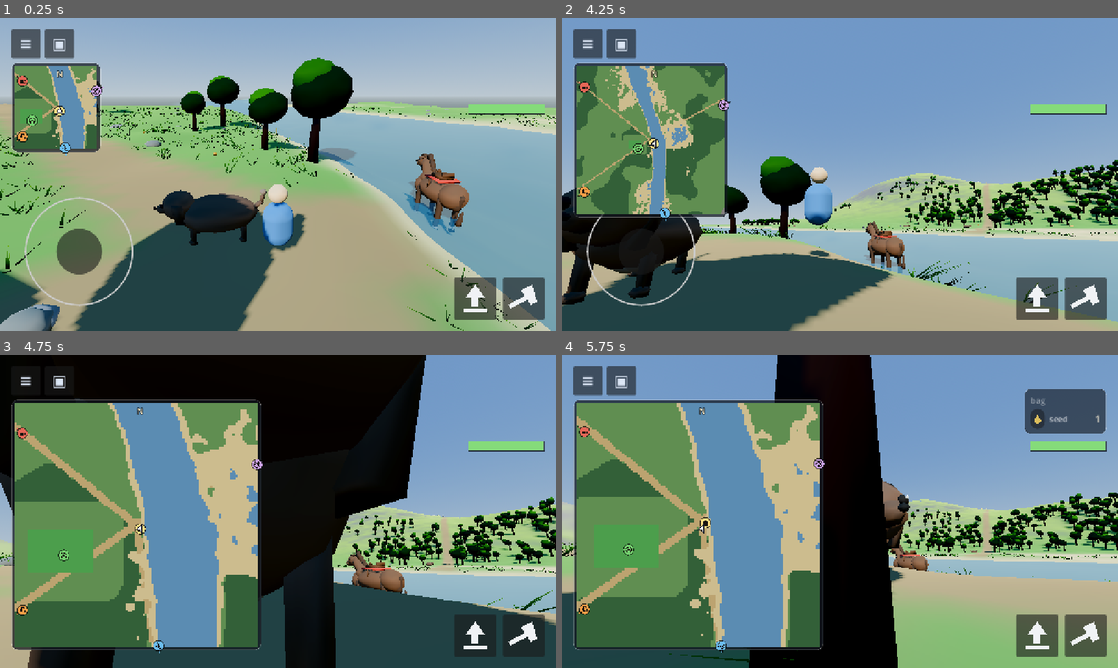
Above: before the commit, frames 1-4 (two rows, left to right).
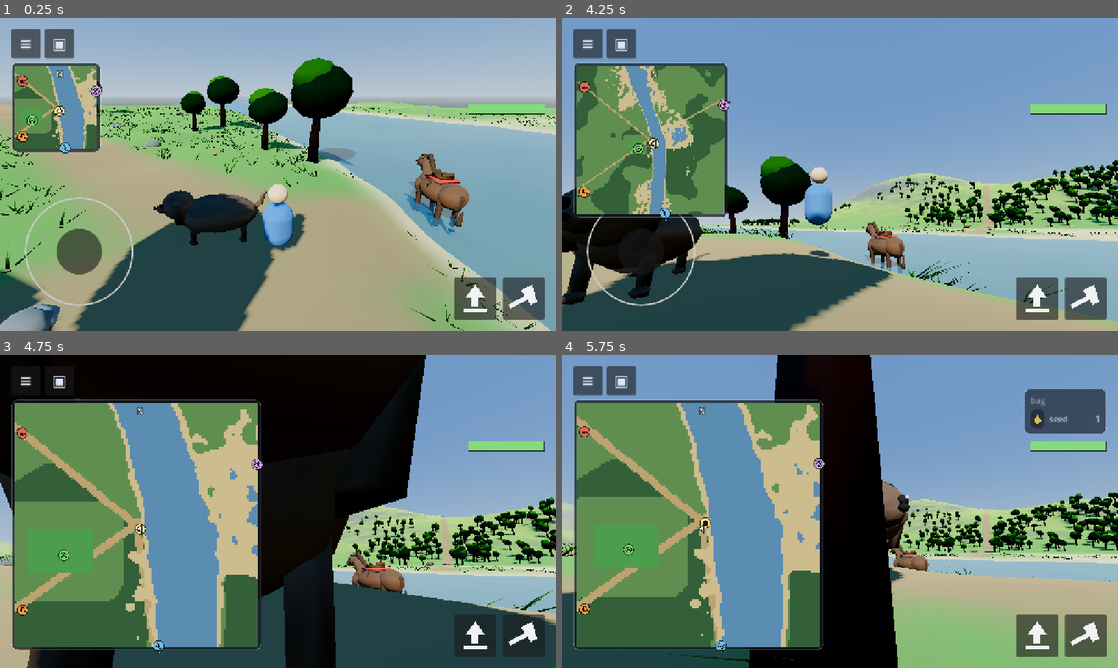
Above: after the commit, the same moments.

Repository: kabartay/aava
Game: Godot game, scene res://main.tscn
Two runs of this game, one before a commit and one after it. Both use one fixed random seed, a clock stepped at 60 frames per second and the inputs below.
Inputs (mouse positions are in pixels of both pictures, inside the frame that each line leads up to):
- Up to frame 1 (0.25 s): no input
- Up to frame 2 (4.25 s): tap Enter at 0.5, 2.1 s; drag from (840, 174) to (895, 105) at 0.52 s; drag from (617, 108) to (812, 237) at 1.27 s; move the mouse to (895, 105) at 2.02 s; hold D (move_right) 2.03-2.75 s; drag from (812, 237) to (673, 127) at 2.77 s; move the mouse to (1006, 221) at 3.52 s; hold A (move_left) from 3.53 s (still down); tap Shift (sprint) at 3.6 s; tap Space (jump) at 3.77, 4.07 s
- Up to frame 3 (4.75 s): release A (move_left) at 4.25 s; drag from (111, 464) to (194, 433) at 4.27 s
- Up to frame 4 (5.75 s): move the mouse to (867, 511) at 5.02 s; hold S (move_back) from 5.03 s (still down); tap E (kick) at 5.1 s; click (867, 511) at 5.17 s

Frames 1-2 are identical in both runs. In frame 3, less than 0.1% of the frame differs, in the area x 0-100%, y 1-100%; in frame 4, less than 0.1%.

Commit message:
Hang a real net on the goals, and light the pitch after dark
The goals drew their netting as four translucent slabs on a boxy frame,
which read as a glass cabinet. Each goal is now two posts and a crossbar
with two struts sloping back to a bar on the ground, and a net of strings
hung over them — down the slope of the back and across it, back from the
posts and up from the ground on the triangular sides — the way a garden goal
looks. Behind the strings the back and sides are still dead walls, so a ball
that hits the net drops inside the goal as before.

Four floodlights stand a couple of metres beyond the pitch's corners, six
metres tall, brighter and further-reaching than a street lamp, and come on
with dusk like the lamps at the playground and the café: a game can go on
after dark, and the meadow round the pitch stays night.

Diff:
--- a/src/dev/ci_check.gd
+++ b/src/dev/ci_check.gd
@@ -2521,7 +2521,8 @@
 	_expect(places.fountain_plays(), "and the fountain has a jet")
 	# The lamps: dark by day, all three lit once it is properly night, and
 	# dark again by morning.
-	_expect(places.lamp_count() == Places.LAMPS.size() + Places.CAFE_LAMPS.size(), "%d lamps stand round the pad and the café" % places.lamp_count())
+	_expect(places.lamp_count() == Places.LAMPS.size() + Places.CAFE_LAMPS.size() + 4, "%d lamps: round the pad, at the café, and the pitch's four floodlights" % places.lamp_count())
+	_expect(places.pitch_lamp_count() == 4, "a floodlight at each corner of the pitch")
 	places.light_lamps(0.0, 10.0)
 	_expect(places.lamps_lit() == 0, "unlit in daylight")
 	places.light_lamps(1.0, 10.0)
--- a/src/football/goal.gd
+++ b/src/football/goal.gd
@@ -1,13 +1,17 @@
 class_name Goal
 extends Node3D
 
-## A goal: two posts, a crossbar, and netting.
+## A goal: two posts, a crossbar, two struts sloping back to the ground, and
+## a net of strings hung over them.
 ##
 ## The frame is solid, so a shot can rattle off the post — which is most of the
-## drama of shooting at anything. The netting is drawn but barely bounces: a
-## ball that hits the net should drop dead inside the goal, and simulating cloth
-## to achieve that would be absurd, so the back and sides are walls the ball
-## loses nearly all its speed against.
+## drama of shooting at anything. The net is drawn as strings — a grid of
+## them down the sloping back and across the triangular sides, the way a
+## real net hangs — but barely bounces: a ball that hits it should drop dead
+## inside the goal, and simulating cloth to achieve that would be absurd, so
+## behind the strings the back and sides are walls the ball loses nearly all
+## its speed against. The first goal drew the net as four translucent slabs
+## on a boxy frame, and read as a glass cabinet.
 
 const FRAME_COLOR := Color(0.97, 0.97, 0.98)
 const NET_COLOR := Color(0.90, 0.93, 0.96)
@@ -33,33 +37,113 @@
 	_net_material = StandardMaterial3D.new()
 	_net_material.albedo_color = NET_COLOR
 	_net_material.roughness = 0.9
-	# The net reads as mesh rather than as a solid sheet, seen from either side.
-	_net_material.transparency = BaseMaterial3D.TRANSPARENCY_ALPHA
-	_net_material.albedo_color.a = 0.34
-	_net_material.cull_mode = BaseMaterial3D.CULL_DISABLED
 
 	var half := Pitch.GOAL_WIDTH * 0.5
 	var depth := Pitch.GOAL_DEPTH
+	var height := Pitch.GOAL_HEIGHT
 
 	# Front frame: the bit that gets hit.
-	_post(Vector3(0.0, 0.0, -half), Pitch.GOAL_HEIGHT)
-	_post(Vector3(0.0, 0.0, half), Pitch.GOAL_HEIGHT)
-	_crossbar(Vector3(0.0, Pitch.GOAL_HEIGHT, 0.0), Pitch.GOAL_WIDTH, Vector3.FORWARD)
-
-	# Back frame, lower, which the net hangs from.
-	var back_height := Pitch.GOAL_HEIGHT * 0.62
-	_post(Vector3(depth, 0.0, -half), back_height)
-	_post(Vector3(depth, 0.0, half), back_height)
-	_crossbar(Vector3(depth, back_height, 0.0), Pitch.GOAL_WIDTH, Vector3.FORWARD)
-
-	# Netting, and the walls behind it.
-	_net_panel(Vector3(depth * 0.5, back_height * 0.5, -half), Vector3(depth, back_height, 0.04))
-	_net_panel(Vector3(depth * 0.5, back_height * 0.5, half), Vector3(depth, back_height, 0.04))
-	_net_panel(Vector3(depth, back_height * 0.5, 0.0), Vector3(0.04, back_height, Pitch.GOAL_WIDTH))
-	_net_panel(
-		Vector3(depth * 0.5, (Pitch.GOAL_HEIGHT + back_height) * 0.5, 0.0),
-		Vector3(depth, 0.04, Pitch.GOAL_WIDTH)
+	_post(Vector3(0.0, 0.0, -half), height)
+	_post(Vector3(0.0, 0.0, half), height)
+	_crossbar(Vector3(0.0, height, 0.0), Pitch.GOAL_WIDTH, Vector3.FORWARD)
+
+	# Two struts from the top of each post down to the ground behind, and a
+	# bar along the ground between them, which is what the net hangs over.
+	var foot_y := 0.06
+	var top_back := Vector3(0.0, height, 0.0)
+	var ground_back := Vector3(depth, foot_y, 0.0)
+	for side in PackedFloat32Array([-1.0, 1.0]):
+		_strut(top_back + Vector3(0.0, 0.0, side * half), ground_back + Vector3(0.0, 0.0, side * half))
+	_crossbar(ground_back, Pitch.GOAL_WIDTH, Vector3.FORWARD)
+
+	_string_the_net(half, depth, height, foot_y)
+
+	# What the ball meets behind the strings: the sloping back, the two sides,
+	# all dead.
+	var slope := ground_back - top_back
+	var slope_length := slope.length()
+	_solid_turned(
+		(top_back + ground_back) * 0.5,
+		Vector3(0.04, slope_length, Pitch.GOAL_WIDTH),
+		Basis.looking_at(slope.normalized(), Vector3.RIGHT) * Basis(Vector3.RIGHT, PI * 0.5),
+		NET_BOUNCE
 	)
+	for side in PackedFloat32Array([-1.0, 1.0]):
+		_solid(Vector3(depth * 0.5, height * 0.5, side * half), Vector3(depth, height, 0.04), NET_BOUNCE)
+
+## A strut from `from` to `to`, drawn and solid.
+func _strut(from: Vector3, to: Vector3) -> void:
+	var run := to - from
+	var mesh := CylinderMesh.new()
+	mesh.top_radius = Pitch.POST_RADIUS * 0.7
+	mesh.bottom_radius = Pitch.POST_RADIUS * 0.7
+	mesh.height = run.length()
+	mesh.radial_segments = 8
+	mesh.rings = 1
+	var visual := MeshInstance3D.new()
+	visual.mesh = mesh
+	visual.material_override = _frame_material
+	# A cylinder stands along its own Y; laid along the run.
+	visual.transform = Transform3D(
+		Basis.looking_at(run.normalized(), Vector3.RIGHT) * Basis(Vector3.RIGHT, PI * 0.5),
+		from + run * 0.5
+	)
+	add_child(visual)
+
+## The net: strings down the slope of the back and across it, and strings
+## across and up each triangular side, all in one mesh.
+func _string_the_net(half: float, depth: float, height: float, foot_y: float) -> void:
+	var tool := SurfaceTool.new()
+	tool.begin(Mesh.PRIMITIVE_TRIANGLES)
+	var spacing := 0.3
+	var thickness := 0.018
+	var slope := Vector3(depth, foot_y - height, 0.0)
+	var slope_length := slope.length()
+	var along := Basis.looking_at(slope.normalized(), Vector3.RIGHT) * Basis(Vector3.RIGHT, PI * 0.5)
+	var top_back := Vector3(0.0, height, 0.0)
+
+	# Down the back, one string per span of width.
+	var across_count := int(Pitch.GOAL_WIDTH / spacing)
+	for k in across_count + 1:
+		var z := -half + Pitch.GOAL_WIDTH * float(k) / float(across_count)
+		_string(tool, Vector3(thickness, slope_length, thickness), along, top_back + slope * 0.5 + Vector3(0.0, 0.0, z))
+	# Across the back, one string per span of the slope.
+	var down_count := int(slope_length / spacing)
+	for k in down_count + 1:
+		var t := float(k) / float(down_count)
+		_string(tool, Vector3(thickness, thickness, Pitch.GOAL_WIDTH), Basis(), top_back + slope * t)
+	# The sides: strings back from the post to the strut, and up from the
+	# ground to the strut.
+	for side in PackedFloat32Array([-1.0, 1.0]):
+		var z := side * half
+		var rows := int(height / spacing)
+		for k in range(1, rows):
+			var y := height * float(k) / float(rows)
+			var reach := depth * (1.0 - (y - foot_y) / (height - foot_y))
+			_string(tool, Vector3(reach, thickness, thickness), Basis(), Vector3(reach * 0.5, y, z))
+		var columns := int(depth / spacing)
+		for k in range(1, columns + 1):
+			var x := depth * float(k) / float(columns + 1)
+			var tall := (height - foot_y) * (1.0 - x / depth)
+			_string(tool, Vector3(thickness, tall, thickness), Basis(), Vector3(x, foot_y + tall * 0.5, z))
+
+	tool.generate_normals()
+	tool.set_material(_net_material)
+	var net := MeshInstance3D.new()
+	net.mesh = tool.commit()
+	net.cast_shadow = GeometryInstance3D.SHADOW_CASTING_SETTING_OFF
+	add_child(net)
+
+## One string of the net: a thin box, added to the tool.
+static func _string(tool: SurfaceTool, size: Vector3, basis: Basis, centre: Vector3) -> void:
+	var box := BoxMesh.new()
+	box.size = size
+	var arrays := box.get_mesh_arrays()
+	var vertices: PackedVector3Array = arrays[Mesh.ARRAY_VERTEX]
+	var indices: PackedInt32Array = arrays[Mesh.ARRAY_INDEX]
+	var transform := Transform3D(basis, centre)
+	for i in indices.size():
+		tool.add_vertex(transform * vertices[indices[i]])
 
 func _post(at: Vector3, height: float) -> void:
 	var mesh := CylinderMesh.new()
@@ -99,21 +183,12 @@
 
 	_solid(at, Vector3(Pitch.POST_RADIUS * 2.0, Pitch.POST_RADIUS * 2.0, width), 0.55)
 
-func _net_panel(at: Vector3, size: Vector3) -> void:
-	var mesh := BoxMesh.new()
-	mesh.size = size
-	var visual := MeshInstance3D.new()
-	visual.mesh = mesh
-	visual.material_override = _net_material
-	visual.position = at
-	visual.cast_shadow = GeometryInstance3D.SHADOW_CASTING_SETTING_OFF
-	add_child(visual)
-
-	_solid(at, size, NET_BOUNCE)
-
 ## One immovable slab of collision. Separate bodies per part rather than one
 ## compound shape, so the post can be springy and the net dead.
 func _solid(at: Vector3, size: Vector3, bounce: float) -> void:
+	_solid_turned(at, size, Basis(), bounce)
+
+func _solid_turned(at: Vector3, size: Vector3, basis: Basis, bounce: float) -> void:
 	var box := BoxShape3D.new()
 	box.size = size
 
@@ -121,7 +196,7 @@
 	collider.shape = box
 
 	var body := StaticBody3D.new()
-	body.position = at
+	body.transform = Transform3D(basis, at)
 	var material := PhysicsMaterial.new()
 	material.bounce = bounce
 	material.friction = 0.7
--- a/src/world/places.gd
+++ b/src/world/places.gd
@@ -156,6 +156,13 @@
 const LAMP_ENERGY := 1.5
 const LAMP_COLOUR := Color(1.0, 0.82, 0.55)
 const LAMP_FADE := 2.4
+## The football pitch's floodlights: four tall posts a little beyond the
+## corners, heads tilted in over the pitch, brighter and further-reaching
+## than a street lamp, so the pitch is lit for a game after dark.
+const PITCH_LAMP_CLEARANCE := 2.5
+const PITCH_LAMP_HEIGHT := 6.0
+const PITCH_LAMP_RANGE := 34.0
+const PITCH_LAMP_ENERGY := 2.4
 
 ## A clipped hedge round the lot — a green wall, the kind that fences a real
 ## playground — with an opening on the side the path arrives from and one
@@ -196,6 +203,7 @@
 ## where to sit, where on the table the meal goes, and which way to face.
 var _cafe_solid: StaticBody3D = null
 var _cafe_walls: StaticBody3D = null
+var _pitch_solid: StaticBody3D = null
 var _cafe_seats: Array[Dictionary] = []
 ## Each ball's height last frame, to see one drop through the ring.
 var _ball_heights: Array[float] = []
@@ -219,6 +227,7 @@
 	# drift off their own flat ground the first time one was moved.
 	for place in ALL:
 		_place(place, PlaceSpec.centre_of(place, camp))
+	_build_pitch_lamps()
 
 func position_of(place: StringName) -> Vector3:
 	return _spots.get(place, Vector3.ZERO)
@@ -1738,7 +1747,7 @@
 		# that never changes at all reads as painted on.
 		var breathe := 1.0 + 0.025 * sin(_wind_time * 2.3 + float(i) * 2.1)
 		var light: OmniLight3D = lamp["light"]
-		light.light_energy = LAMP_ENERGY * strength * breathe
+		light.light_energy = float(lamp.get("energy", LAMP_ENERGY)) * strength * breathe
 		# Switched off outright when dark enough not to matter: an omni light
 		# at zero energy still costs the phone its share of the frame.
 		light.visible = strength > 0.01
@@ -2013,7 +2022,10 @@
 ## blades of grass would cost more than the rest of the frame. Its mesh goes
 ## into the caller's tool; its light and glowing pane are nodes of their own.
 ## Shared by the playground and the café.
-func _build_lamp(tool: SurfaceTool, at: Vector3, where: Vector3, solid: StaticBody3D, threshold: float) -> void:
+func _build_lamp(
+	tool: SurfaceTool, at: Vector3, where: Vector3, solid: StaticBody3D, threshold: float,
+	height := LAMP_HEIGHT, reach := LAMP_RANGE, energy := LAMP_ENERGY
+) -> void:
 	var iron := Color(0.16, 0.18, 0.19)
 	var pane := Color(0.78, 0.80, 0.82)
 	var local := where
@@ -2031,18 +2043,18 @@
 	_add(tool, base, Transform3D(Basis(), local + Vector3(0.0, 0.14, 0.0)), iron)
 	var post := CylinderMesh.new()
 	post.top_radius = 0.06
-	post.bottom_radius = 0.085
-	post.height = LAMP_HEIGHT
+	post.bottom_radius = 0.085 + (height - LAMP_HEIGHT) * 0.02
+	post.height = height
 	post.radial_segments = 8
 	post.rings = 1
-	_add(tool, post, Transform3D(Basis(), local + Vector3(0.0, LAMP_HEIGHT * 0.5, 0.0)), iron)
+	_add(tool, post, Transform3D(Basis(), local + Vector3(0.0, height * 0.5, 0.0)), iron)
 	var post_shape := CylinderShape3D.new()
 	post_shape.radius = 0.10
-	post_shape.height = LAMP_HEIGHT
-	_collide(solid, post_shape, Transform3D(Basis(), local + Vector3(0.0, LAMP_HEIGHT * 0.5, 0.0)))
+	post_shape.height = height
+	_collide(solid, post_shape, Transform3D(Basis(), local + Vector3(0.0, height * 0.5, 0.0)))
 
 	# The lantern: a pale pane in an iron frame, with a little roof.
-	var head_at := local + Vector3(0.0, LAMP_HEIGHT + 0.17, 0.0)
+	var head_at := local + Vector3(0.0, height + 0.17, 0.0)
 	var glass := BoxMesh.new()
 	glass.size = Vector3(0.26, 0.24, 0.26)
 	_add(tool, glass, Transform3D(Basis(), head_at), pane)
@@ -2077,7 +2089,7 @@
 	add_child(lit_pane)
 
 	var light := OmniLight3D.new()
-	light.omni_range = LAMP_RANGE
+	light.omni_range = reach
 	light.light_color = LAMP_COLOUR
 	light.light_energy = 0.0
 	light.shadow_enabled = false
@@ -2085,7 +2097,36 @@
 	light.position = at + head_at + Vector3(0.0, -0.1, 0.0)
 	add_child(light)
 
-	_lamps.append({"light": light, "glass": lit_pane, "threshold": threshold, "lit": 0.0})
+	_lamps.append({"light": light, "glass": lit_pane, "threshold": threshold, "lit": 0.0, "energy": energy})
+
+## Four floodlights round the football pitch, a little beyond its corners,
+## which come on with dusk like the lamps at the playground and light the
+## pitch for a game after dark. Taller and brighter than a street lamp; not a
+## stadium, so the meadow round the pitch stays night.
+func _build_pitch_lamps() -> void:
+	var centre := Pitch.centre()
+	centre.y = field.height_at(centre.x, centre.z)
+	var tool := SurfaceTool.new()
+	tool.begin(Mesh.PRIMITIVE_TRIANGLES)
+	var solid := StaticBody3D.new()
+	solid.transform = Transform3D(Basis(), centre)
+	solid.collision_layer = TerrainSpec.LAYER_PROPS
+	add_child(solid)
+	_pitch_solid = solid
+	var corner := 0
+	for sx in PackedFloat32Array([-1.0, 1.0]):
+		for sz in PackedFloat32Array([-1.0, 1.0]):
+			var where := Vector3(
+				sx * (Pitch.HALF_LENGTH + PITCH_LAMP_CLEARANCE), 0.0,
+				sz * (Pitch.HALF_WIDTH + PITCH_LAMP_CLEARANCE)
+			)
+			_build_lamp(tool, centre, where, solid, 0.10 + 0.03 * float(corner), PITCH_LAMP_HEIGHT, PITCH_LAMP_RANGE, PITCH_LAMP_ENERGY)
+			corner += 1
+	_finish_into(tool, centre)
+
+## How many floodlights the pitch has. For the checks.
+func pitch_lamp_count() -> int:
+	return 0 if _pitch_solid == null else _pitch_solid.get_child_count()
 
 ## A flower bed: a ring of turned earth with flowers standing in it. The valley
 ## has almost no flowers; this is where a few are.
